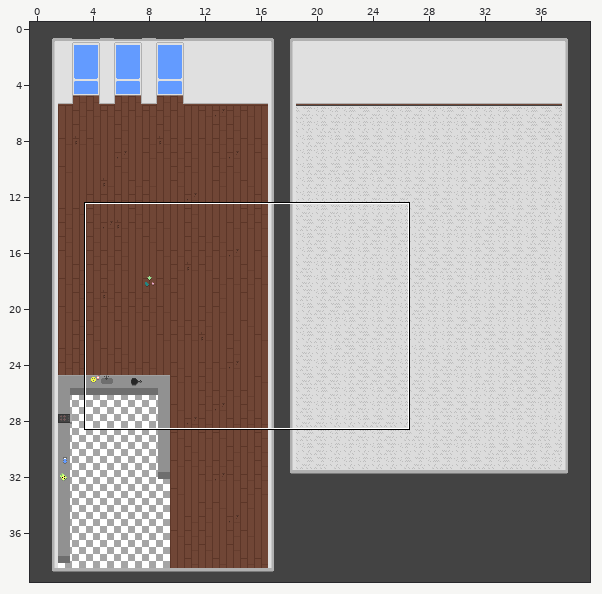
One commit to this Tiled map: assets/sprites/tiles/untitled.tmx. Above, an overview of the earlier version with the close-up marked.
Close-up. Earlier state:
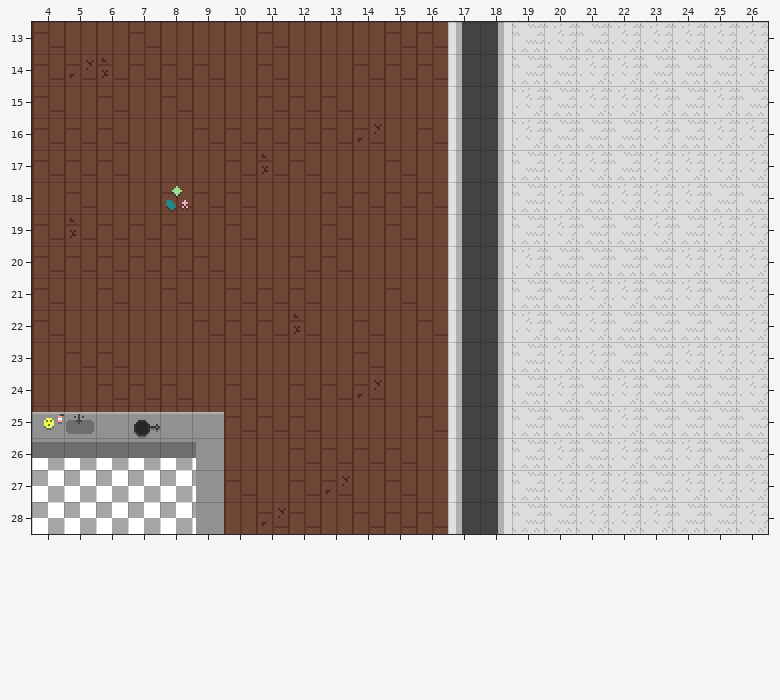
Cells are 16x16 px. Shown: x 4..26, y 13..28. Tiles whose own drawing changed are shown in their newer look in all pictures.
New version:
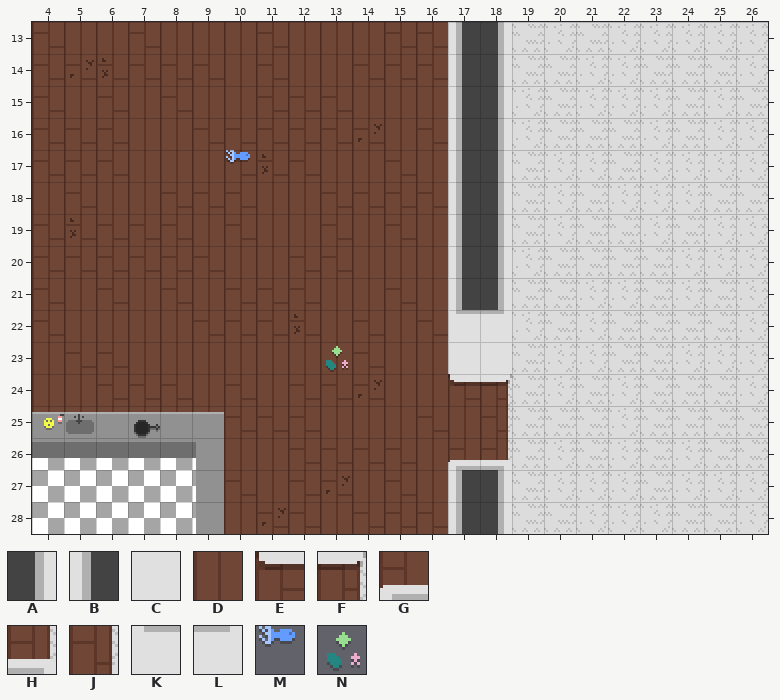
Key: from "catgame": A 1, B 2, C 10, D 20, E 42, F 43, G 44, H 45, J 46, K 58, L 59, M 152, N 153.
_ is an empty cell.
Tiles replaced or removed in this view: A, B, N.
Changes in this commit:
Changed rows in their new state; . is an unchanged cell.
Layer "Tile Layer 1":
first column x 17:
22 KL
23 CC
24 EF
25 DJ
26 GH
Layer "Tile Layer 2":
first column x 8:
17 ..M
18 _..
first column x 13:
23 N
Pixel boxes of the changes (left, top, right, bottom) in both close-ups:
added: (226, 150, 250, 164)
removed: (166, 186, 188, 212)
changed: (448, 310, 512, 470)
added: (326, 346, 348, 372)
